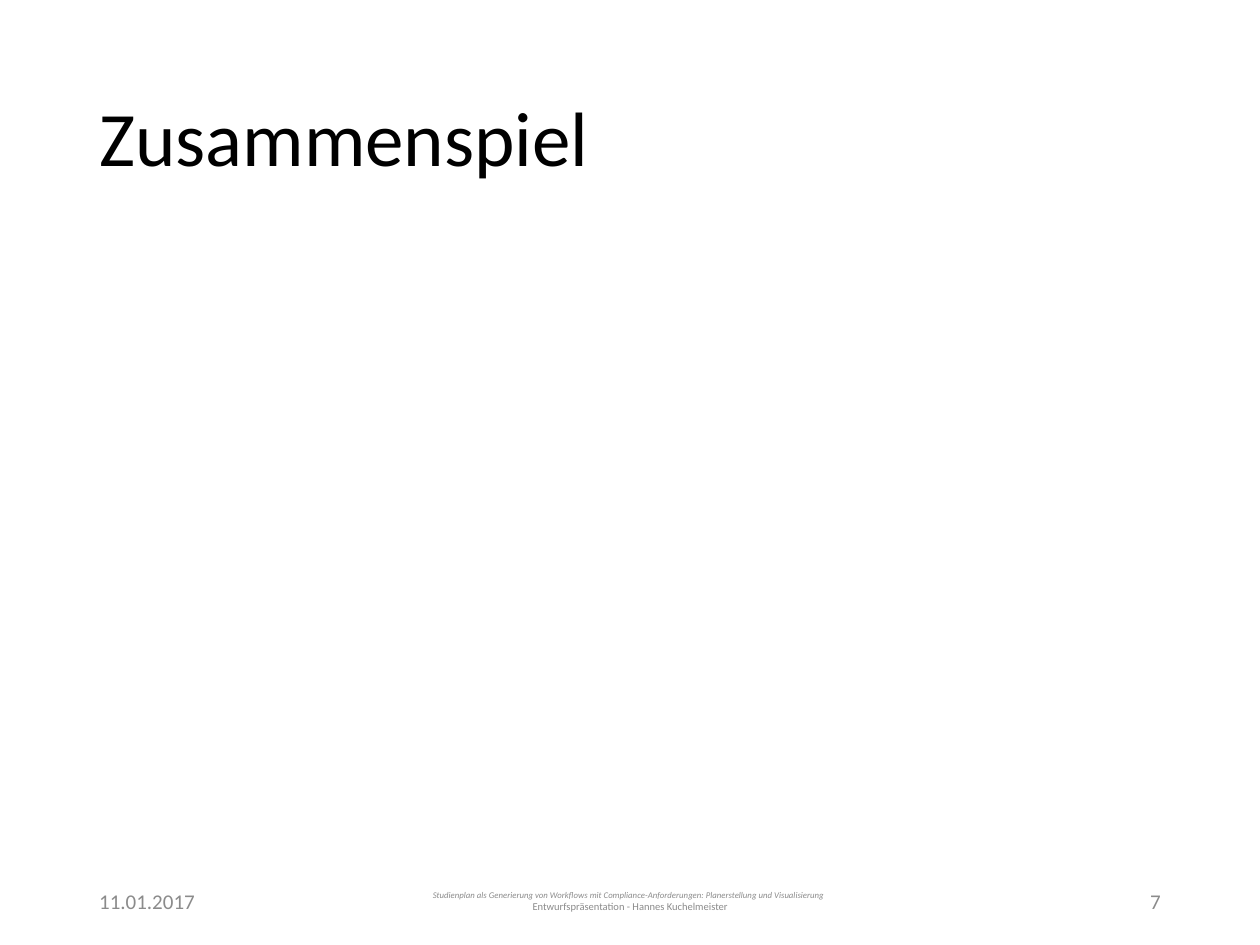
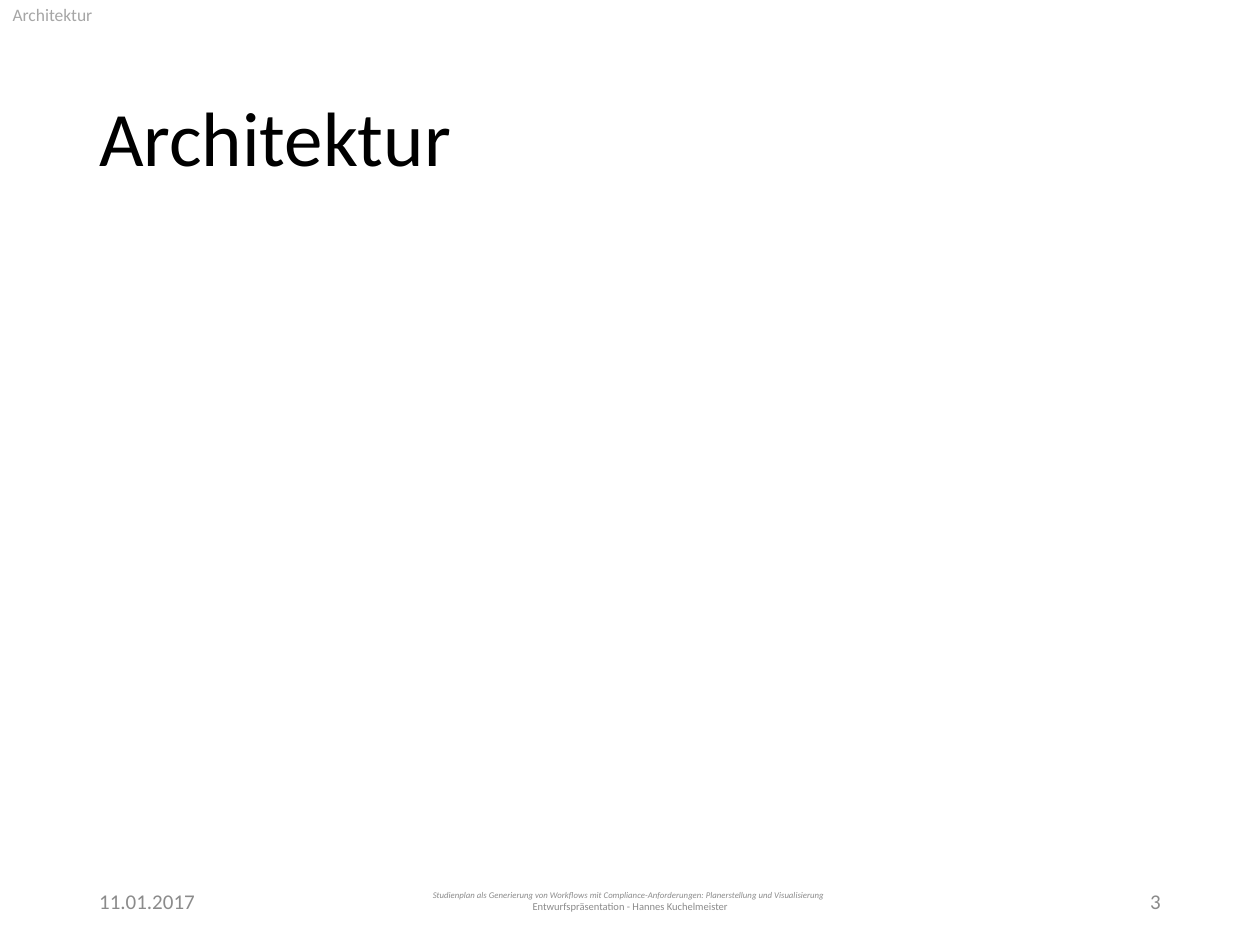
Before and after one commit to PSE-WS1617-IPD-Workflow/PSE_WS1617_IPD_Boehm_Studienplan, a slide deck: slide 3 of Entwurf/Presentation.pptx (slide 7 before the commit). Drawn at 1260x945 pixels with LibreOffice and Linux fonts; fonts in the diff are those of the drawing. Boxes give left, top, right and bottom in pixels: in the first picture for what was removed or moved away, otherwise in the second. Text is boxed around its words. In the diff, an @@ line names an element or a change of style, - is before the commit and + after.

```diff
--- a/Entwurf/Presentation.pptx
+++ b/Entwurf/Presentation.pptx
@@ text added at box(13, 9, 93, 21), 10 pt, text #A6A6A6 @@
+Architektur
@@ title at box(99, 112, 451, 167): text changed @@
-Zusammenspiel
+Architektur
@@ page number at box(1150, 895, 1161, 909): text changed @@
-7
+3
```
Also in this commit, not shown: 2 other slides changed, 3 slides removed.
